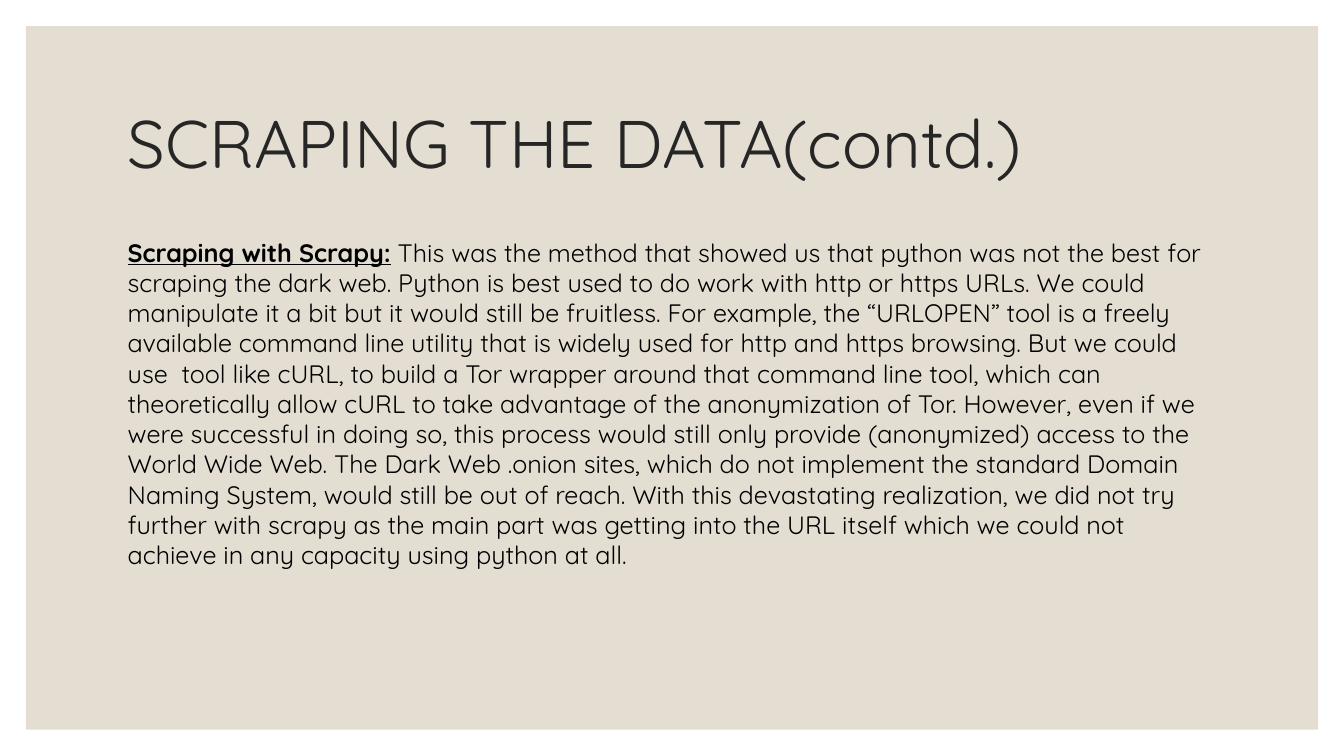
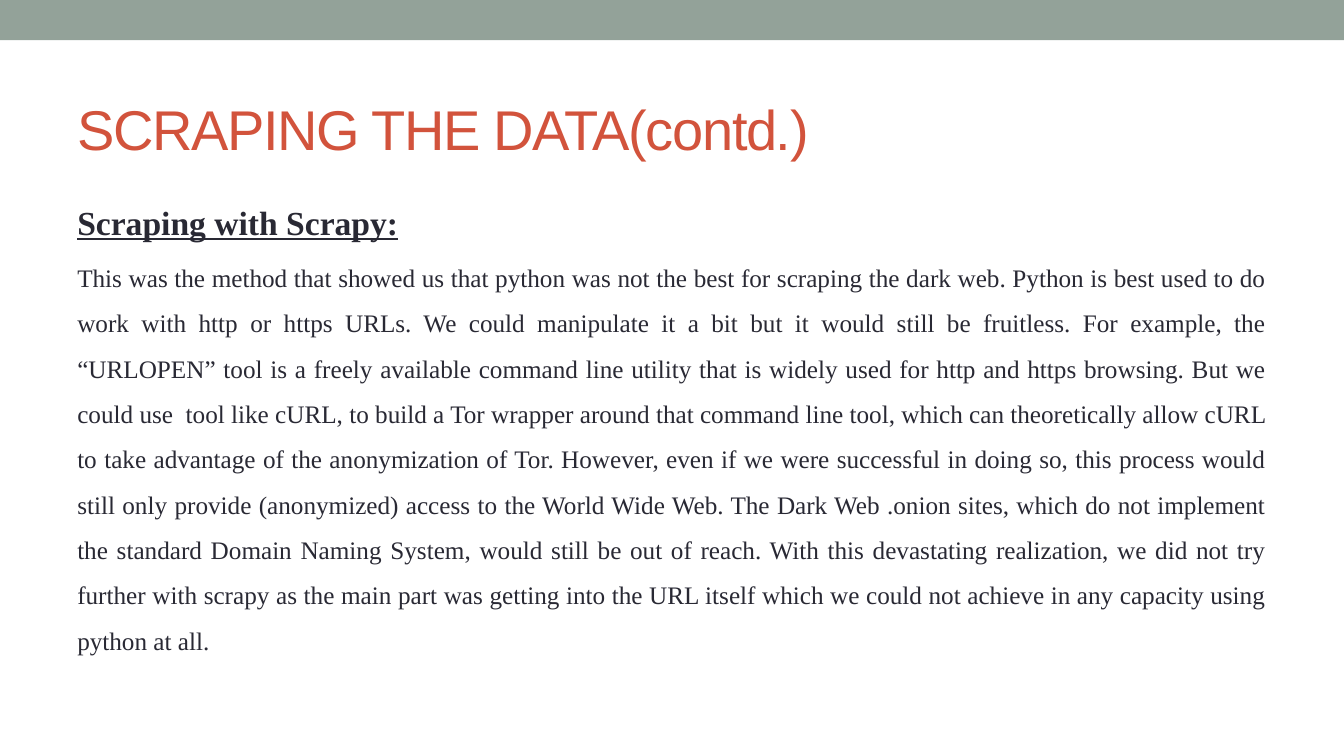
Before and after one commit to protik-nsu/CSE299-GROUP03-DARK_WEB_RESEARCH, a slide deck: slide 7 of Final.pptx (slide 6 before the commit). Drawn at 1344x756 pixels with LibreOffice and Linux fonts; fonts in the diff are those of the drawing. Boxes give left, top, right and bottom in pixels: in the first picture for what was removed or moved away, otherwise in the second. Text is boxed around its words. In the diff, an @@ line names an element or a change of style, - is before the commit and + after.

```diff
--- a/Final.pptx
+++ b/Final.pptx
@@ rectangle added at <box>0,0,1344,40</box>, fill #93A299 @@
@@ rectangle removed at <box>26,26,1319,730</box> @@
@@ title "SCRAPING THE DATA(contd.)": place and size @@
-title "SCRAPING THE DATA(contd.)" at <box>128,118,1021,181</box>
+title "SCRAPING THE DATA(contd.)" at <box>77,109,808,159</box>
@@ title "SCRAPING THE DATA(contd.)" at <box>77,109,808,159</box>: size 48 to 40 pt, font Quicksand to Arial, text colour #262626 to #D2533C, letter spacing 0 to -1 pt; line spacing 0.9 to 1 @@
@@ text at <box>77,211,1267,656</box>: text changed; font Quicksand to Times New Roman; text colour #000000 to #292934 @@
-Scraping with Scrapy: This was the method that showed us that python was not the best for scraping the dark web. Python is best used to do work with http or https URLs. We could manipulate it a bit but it would still be fruitless. For example, the “URLOPEN” tool is a freely available command line utility that is widely used for http and https browsing. But we could use tool like cURL, to build a Tor wrapper around that command line tool, which can theoretically allow cURL to take advantage of the anonymization of Tor. However, even if we were successful in doing so, this process would still only provide (anonymized) access to the World Wide Web. The Dark Web .onion sites, which do not implement the standard Domain Naming System, would still be out of reach. With this devastating realization, we did not try further with scrapy as the main part was getting into the URL itself which we could not achieve in any capacity using python at all.
+Scraping with Scrapy:
+This was the method that showed us that python was not the best for scraping the dark web. Python is best used to do work with http or https URLs. We could manipulate it a bit but it would still be fruitless. For example, the “URLOPEN” tool is a freely available command line utility that is widely used for http and https browsing. But we could use tool like cURL, to build a Tor wrapper around that command line tool, which can theoretically allow cURL to take advantage of the anonymization of Tor. However, even if we were successful in doing so, this process would still only provide (anonymized) access to the World Wide Web. The Dark Web .onion sites, which do not implement the standard Domain Naming System, would still be out of reach. With this devastating realization, we did not try further with scrapy as the main part was getting into the URL itself which we could not achieve in any capacity using python at all.
```
Also in this commit, not shown: 4 other slides changed, 9 slides added, 4 slides removed.
